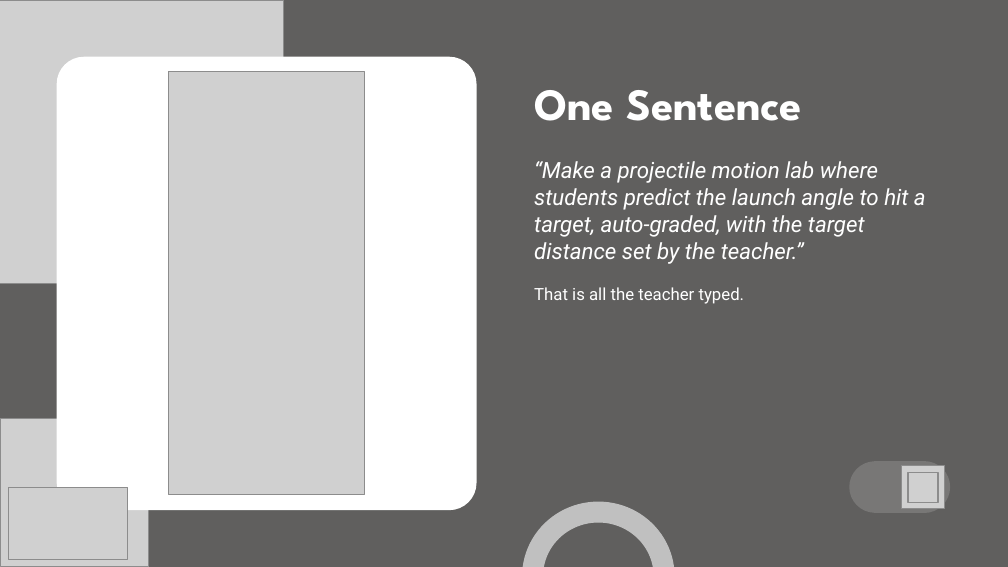
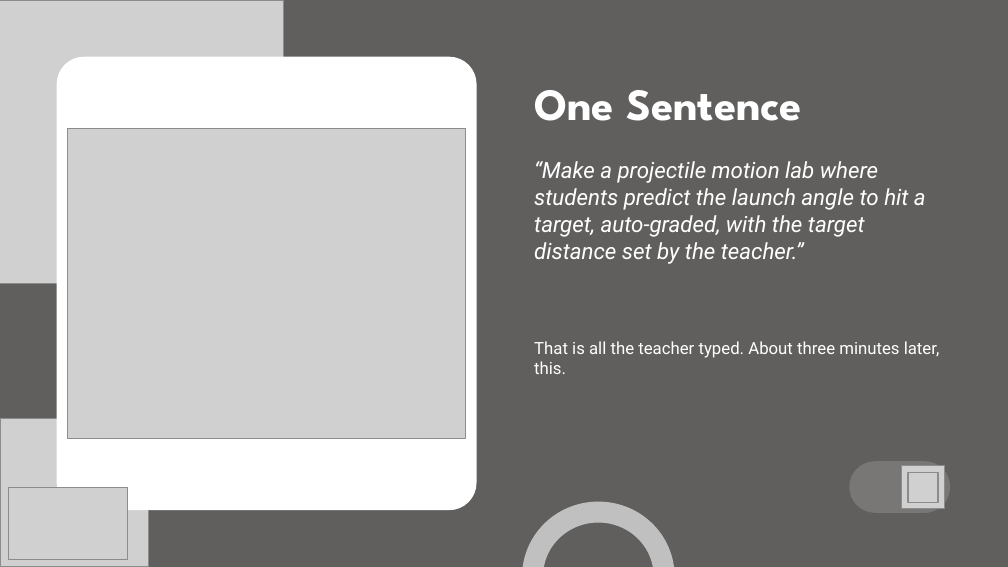
Before and after one commit to VirtualArkansasOrg/zest-spec, a slide deck: slide 4 of presentations/2026-vlla/deck/zest-vlla-2026.pptx. Drawn at 1008x567 pixels with LibreOffice and Linux fonts; fonts in the diff are those of the drawing; grey boxes stand for pictures. Boxes give left, top, right and bottom in pixels: in the first picture for what was removed or moved away, otherwise in the second. Text is boxed around its words. In the diff, an @@ line names an element or a change of style, - is before the commit and + after.

```diff
--- a/presentations/2026-vlla/deck/zest-vlla-2026.pptx
+++ b/presentations/2026-vlla/deck/zest-vlla-2026.pptx
@@ picture: place and size @@
-picture at bbox=[168, 72, 364, 495]
+picture at bbox=[68, 128, 466, 438]
@@ text "“Make a projectile motion lab ..." at bbox=[534, 161, 926, 264]: less space between paragraphs @@
@@ text at bbox=[534, 287, 745, 304]: paragraph removed @@
-That is all the teacher typed.
@@ text added at bbox=[534, 341, 940, 374], 12 pt, text #FFFFFF @@
+That is all the teacher typed. About three minutes later, this.
```
Also in this commit, not shown: 9 other slides changed, 1 slide added, 14 other files.
